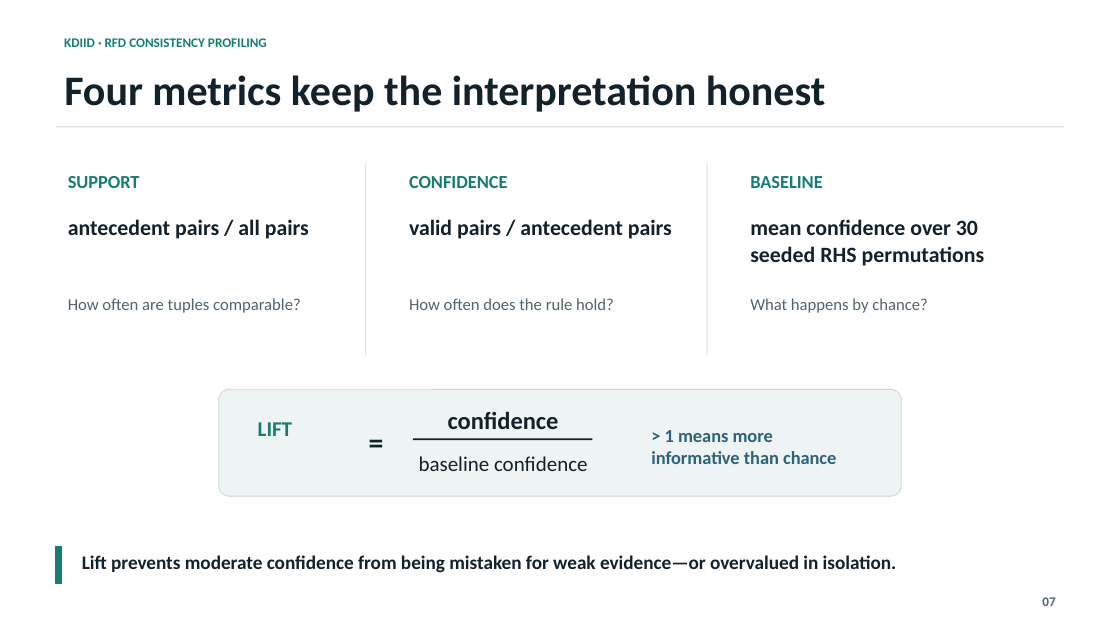
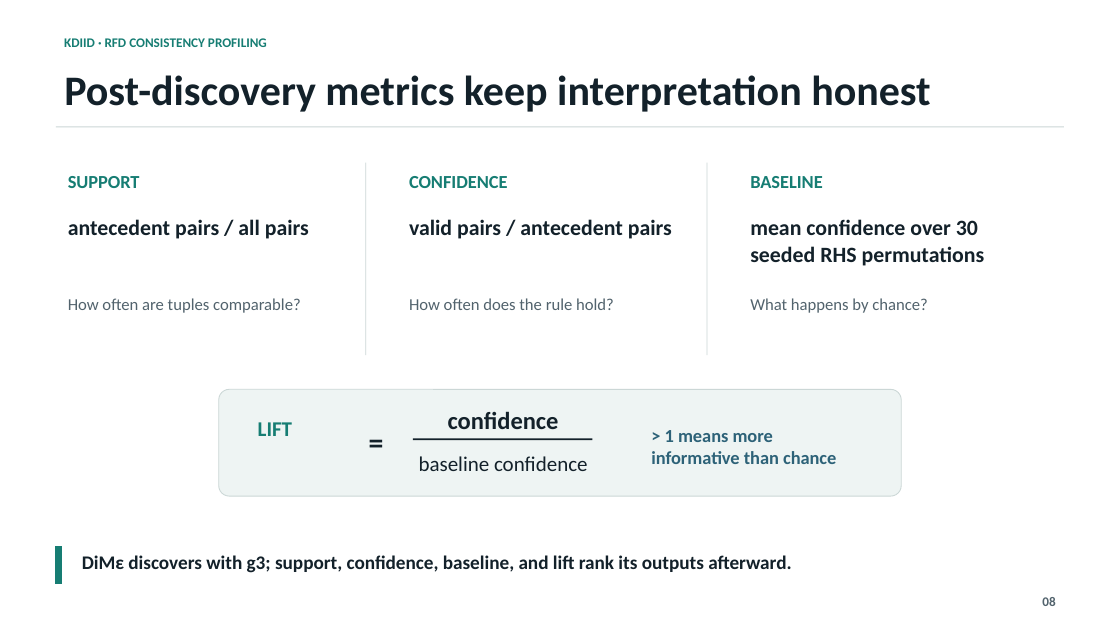
Before and after one commit to matthew-2000/rfd-urban-digital-twin, a slide deck: slide 8 of presentation/kdiid_rfd_presentation.pptx (slide 7 before the commit). Drawn at 1120x630 pixels with LibreOffice and Linux fonts; fonts in the diff are those of the drawing. Boxes give left, top, right and bottom in pixels: in the first picture for what was removed or moved away, otherwise in the second. Text is boxed around its words. In the diff, an @@ line names an element or a change of style, - is before the commit and + after.

Commit message:
Implement DiMε discovery algorithm with difference matrix construction and regression tests
- Added `dime.py` module implementing the DiMε discovery algorithm for relaxed functional dependencies.
- Introduced `DifferenceMatrix`, `SimilarPatternSubset`, and `StrippedSimilarSubsets` data classes for managing similarity matrices.
- Developed `DimeDiscovery` class for discovering minimal relaxed functional dependencies.
- Created `discover_dime` function as a convenience wrapper for the discovery process.
- Added unit tests in `test_dime.py` to validate functionality and ensure correctness of the implementation.

```diff
--- a/presentation/kdiid_rfd_presentation.pptx
+++ b/presentation/kdiid_rfd_presentation.pptx
@@ text at (64, 75, 930, 112): text changed @@
-Four metrics keep the interpretation honest
+Post-discovery metrics keep interpretation honest
@@ text at (82, 555, 791, 573): text changed @@
-Lift prevents moderate confidence from being mistaken for weak evidence—or overvalued in isolation.
+DiMε discovers with g3; support, confidence, baseline, and lift rank its outputs afterward.
@@ text at (1042, 597, 1055, 606): text changed @@
-07
+08
```
Also in this commit, not shown: 11 other slides changed, 3 slides added, 2 slides removed, 28 other files.
